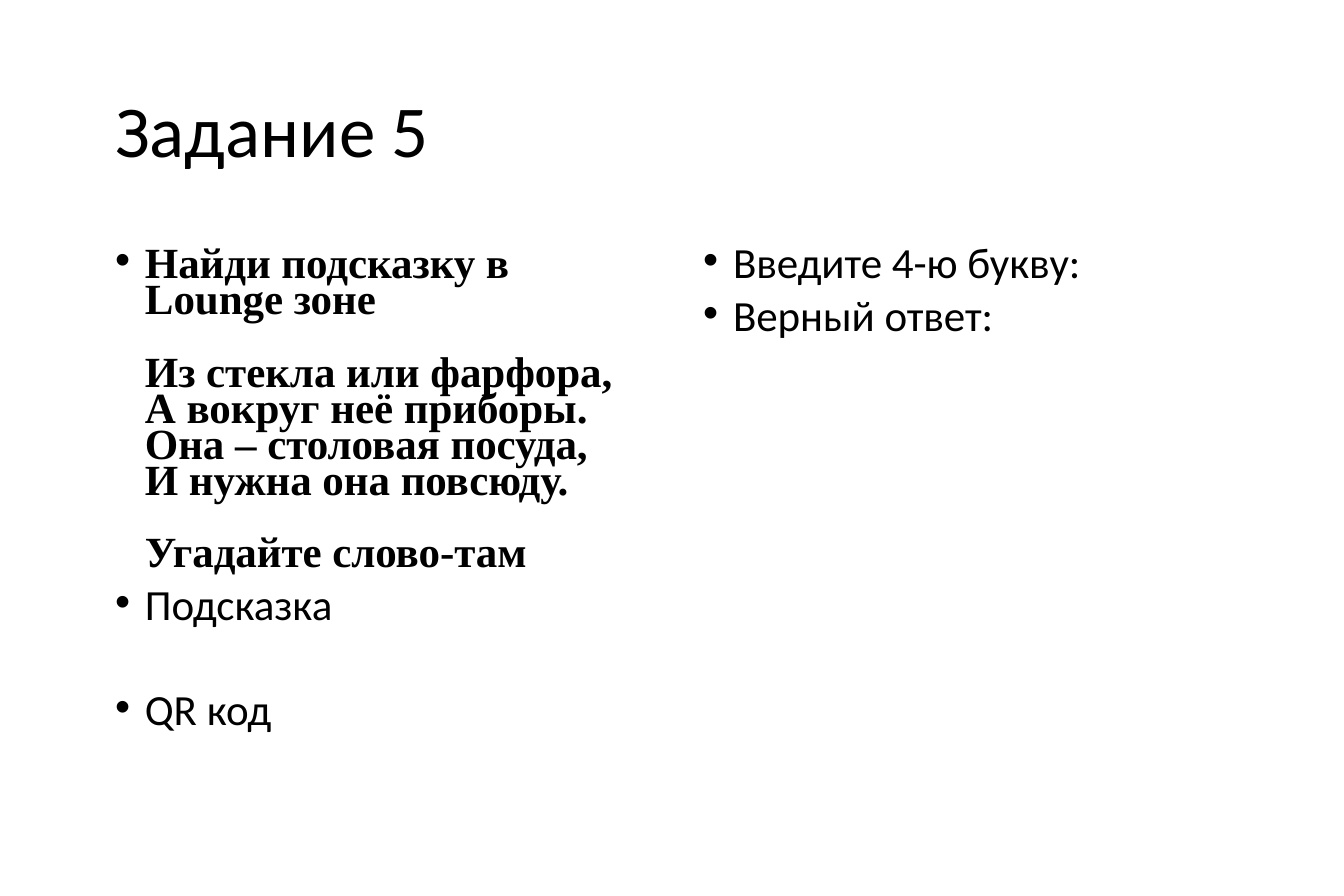
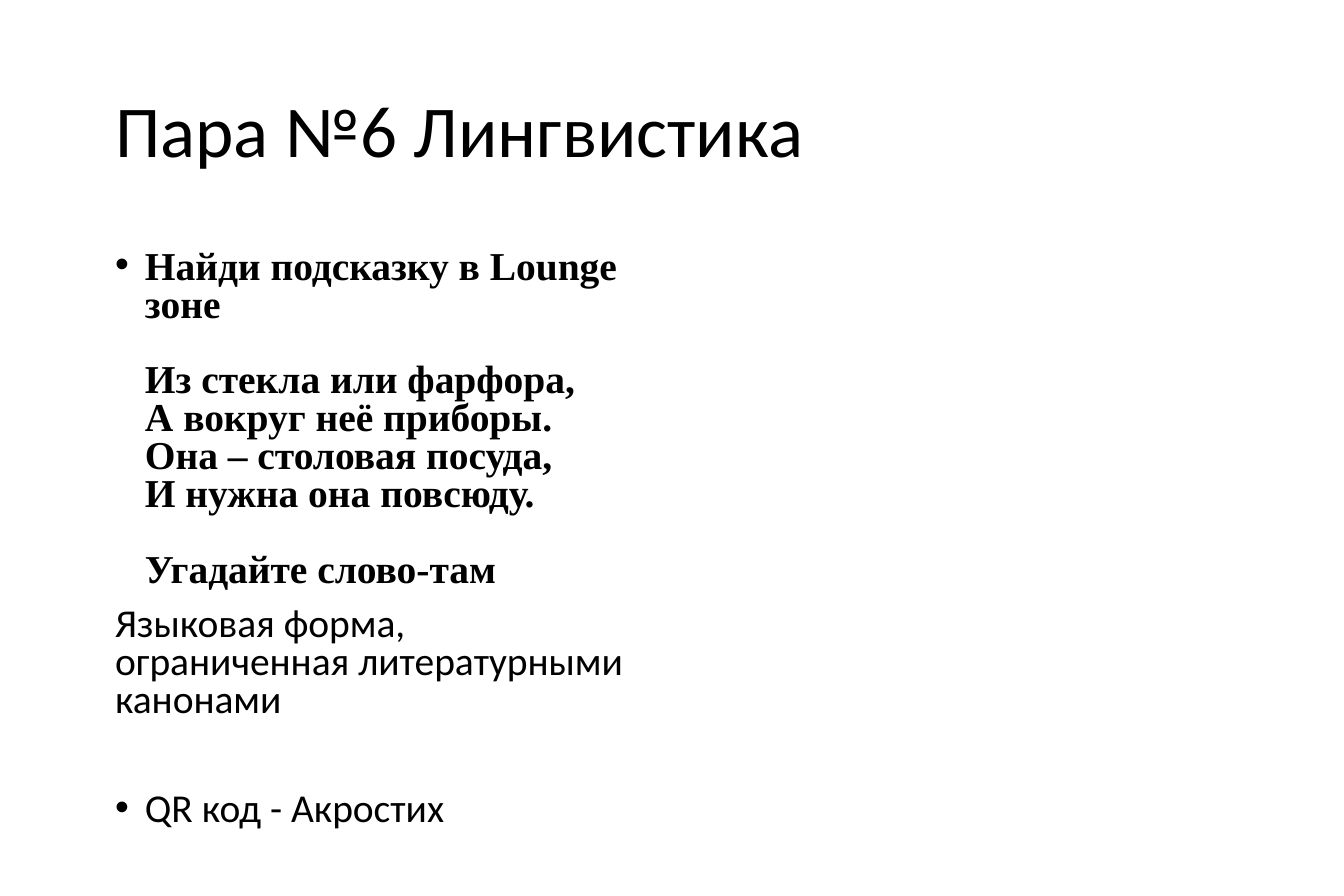
Before and after one commit to vvaassiihhaa/masha, a slide deck: slide 19 of КВЕСТ/Kvest 2706.pptx. Drawn at 1344x896 pixels with LibreOffice and Linux fonts; fonts in the diff are those of the drawing. Boxes give left, top, right and bottom in pixels: in the first picture for what was removed or moved away, otherwise in the second. Text is boxed around its words. In the diff, an @@ line names an element or a change of style, - is before the commit and + after.

```diff
--- a/КВЕСТ/Kvest 2706.pptx
+++ b/КВЕСТ/Kvest 2706.pptx
@@ title at bbox=[115, 107, 803, 169]: text changed @@
-Задание 5
+Пара №6 Лингвистика
@@ text at bbox=[145, 252, 617, 590]: size 13.6 to 12.5 pt in "Найди подсказку в Lounge зоне Из стекла ..."; line spacing 0.7 to 0.8 @@
@@ text removed at bbox=[733, 248, 1080, 338] @@
-• Введите 4-ю букву:
-• Верный ответ:
@@ text at bbox=[115, 610, 623, 829]: text changed; size 13.6 to 12.5 pt @@
-• Подсказка
-• QR код
+Языковая форма, ограниченная литературными канонами
+• QR код - Акростих
```
Also in this commit, not shown: 14 other slides changed, 1 slide added, 4 slides removed, 1 other file.
